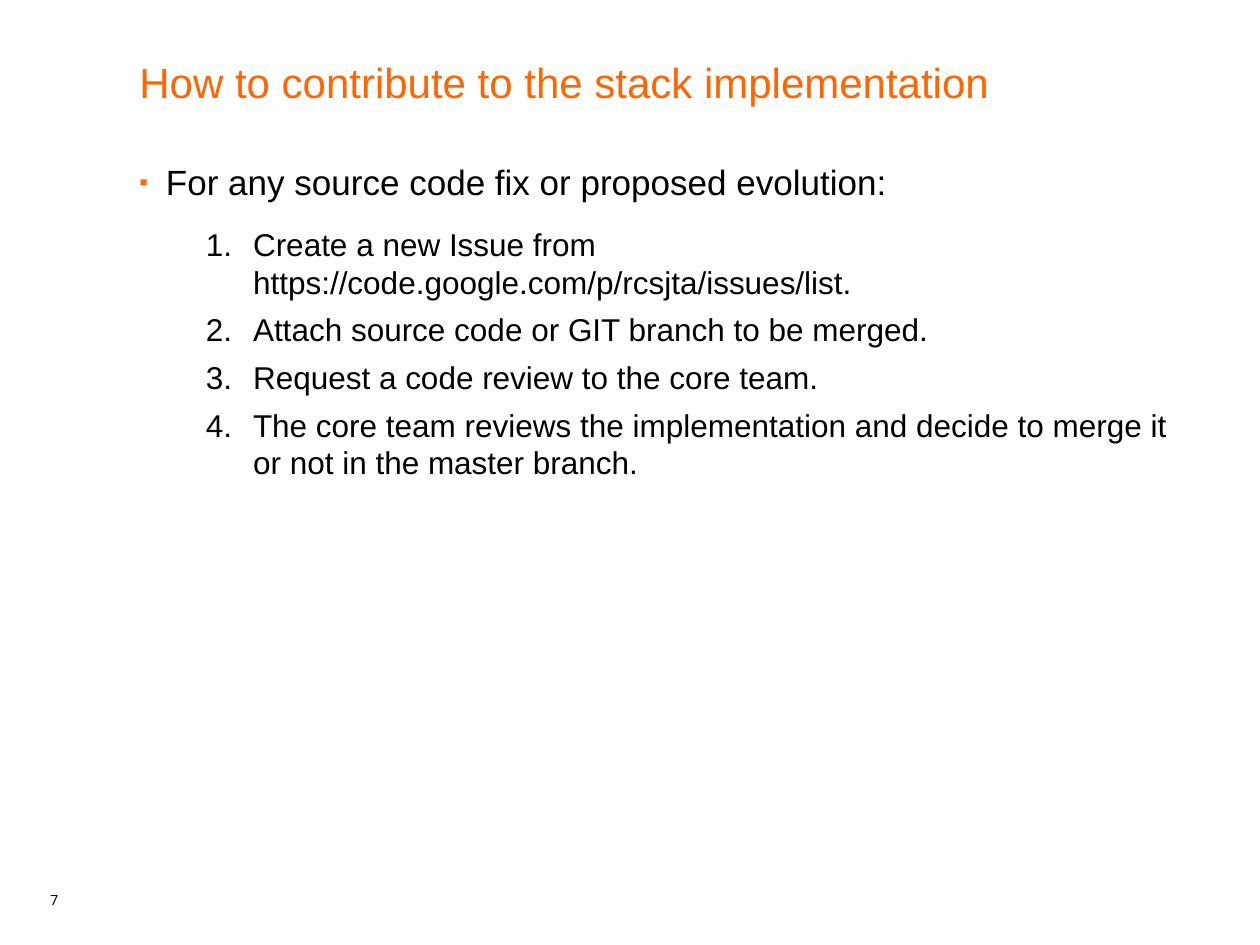
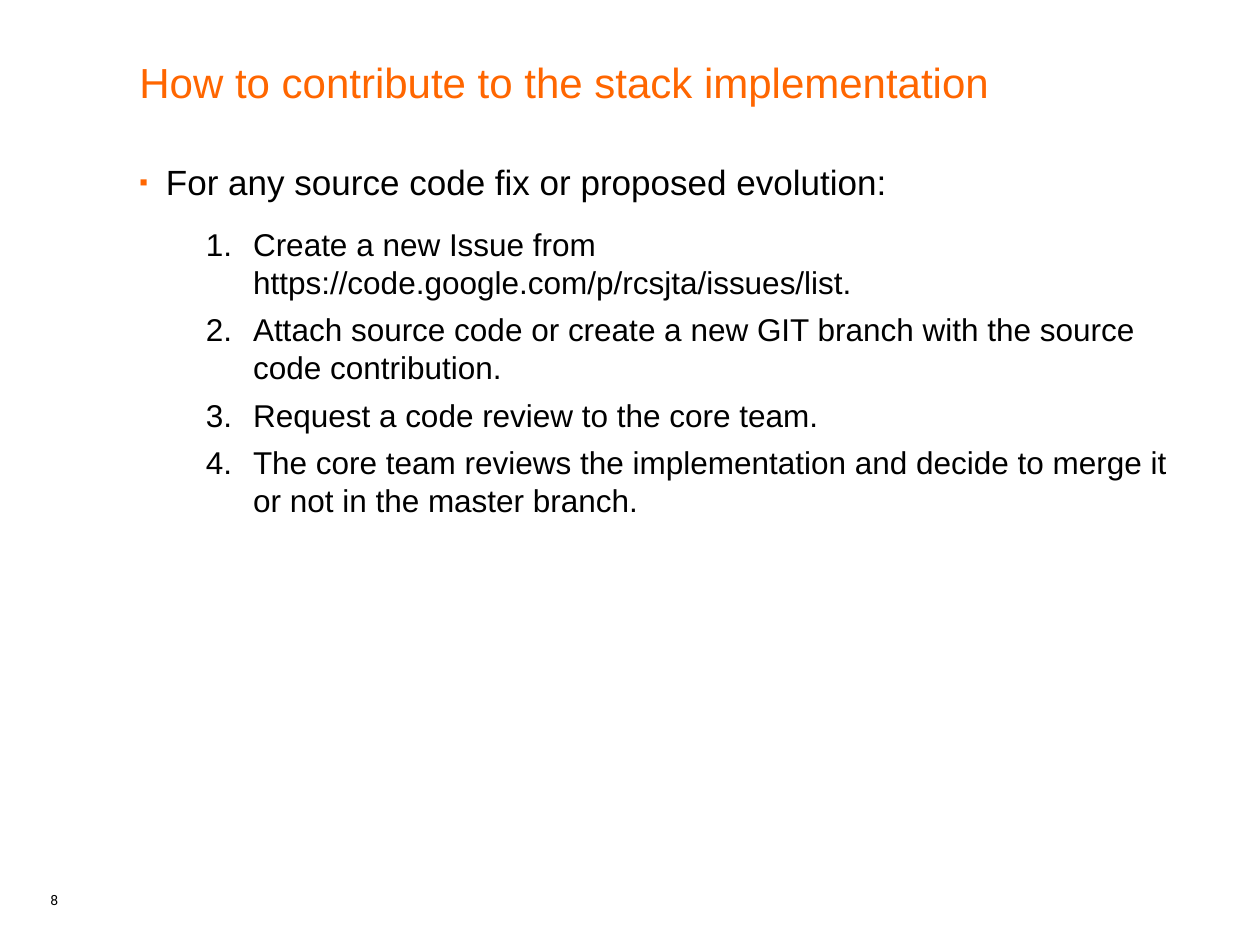
Before and after one commit to android-rcs/rcsjta, a slide deck: slide 8 of docs/RCSJTA_open_source.ppt (slide 7 before the commit). Drawn at 1260x945 pixels with LibreOffice and Linux fonts; fonts in the diff are those of the drawing. Boxes give left, top, right and bottom in pixels: in the first picture for what was removed or moved away, otherwise in the second. Text is boxed around its words. In the diff, an @@ line names an element or a change of style, - is before the commit and + after.

```diff
--- a/docs/RCSJTA_open_source.ppt
+++ b/docs/RCSJTA_open_source.ppt
@@ text at bbox=[253, 318, 1134, 380]: text changed @@
-  2. Attach source code or GIT branch to be merged.
+  2. Attach source code or create a new GIT branch with the source code contribution.
@@ page number at bbox=[50, 895, 58, 905]: text changed @@
-7
+8
```
Also in this commit, not shown: 3 other slides changed, 2 slides added, 1 slide removed, 7 other files.
